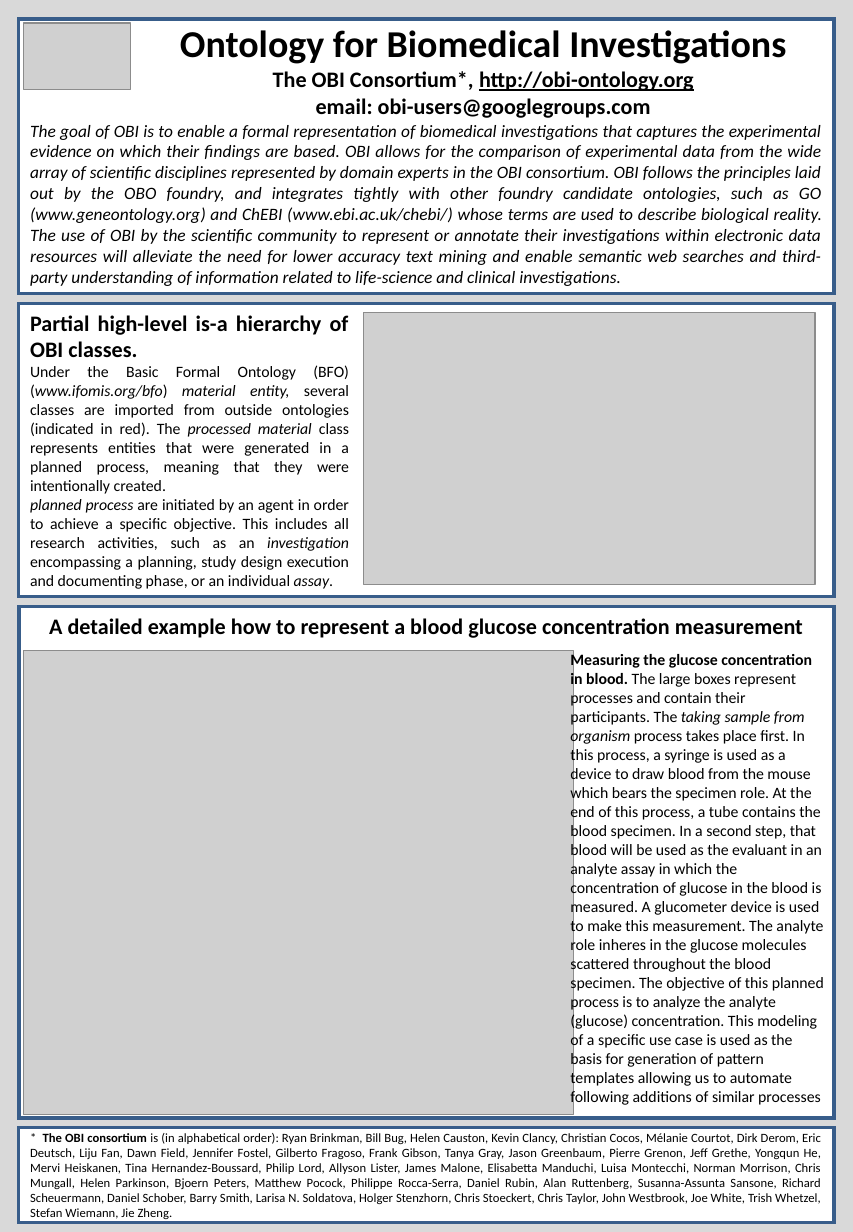
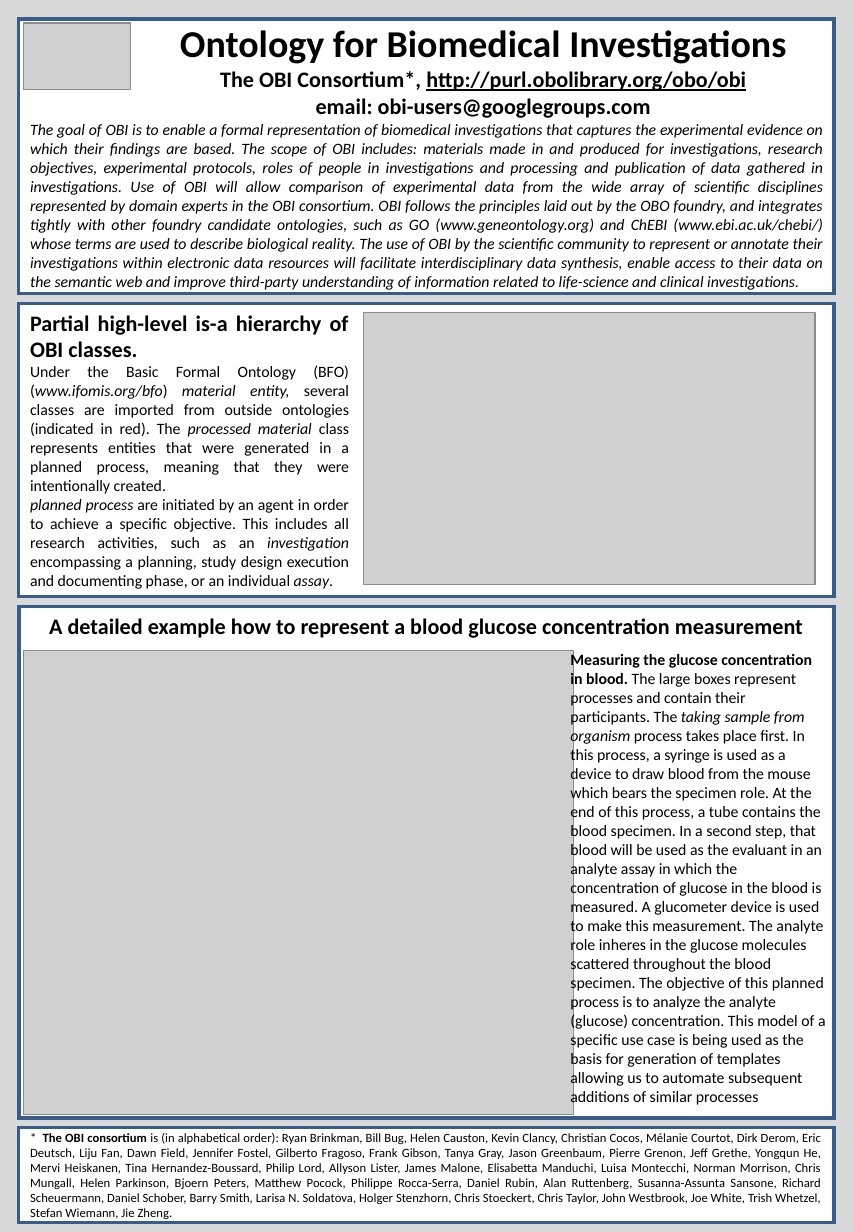
Before and after one commit to jamesaoverton/obi-backup, a slide deck: slide 1 of docs/posters/general_ICBO 2009/Poster_mac_friendly.ppt. Drawn at 853x1232 pixels with LibreOffice and Linux fonts; fonts in the diff are those of the drawing; grey boxes stand for pictures. Boxes give left, top, right and bottom in pixels: in the first picture for what was removed or moved away, otherwise in the second. Text is boxed around its words. In the diff, an @@ line names an element or a change of style, - is before the commit and + after.

Commit message:
Adjusted OBI Purl.
In introduction minor edits + addition of second sentence:

The scope of OBI includes: materials made in and produced for
investigations, research objectives, experimental protocols, roles of
people in investigations and processing and publication of data
gathered in investigations.

Minor edits to caption on detailed use case.

```diff
--- a/docs/posters/general_ICBO 2009/Poster_mac_friendly.ppt
+++ b/docs/posters/general_ICBO 2009/Poster_mac_friendly.ppt
@@ text at [220, 71, 746, 118]: text changed @@
-The OBI Consortium*, http://obi-ontology.org
-email: obi-users@googlegroups.com
+The OBI Consortium*, http://purl.obolibrary.org/obo/obi
+email: obi-users@googlegroups.com
@@ text at [30, 124, 823, 290]: text changed; size 11 to 10 pt @@
-The goal of OBI is to enable a formal representation of biomedical investigations that captures the experimental evidence on which their findings are based. OBI allows for the comparison of experimental data from the wide array of scientific disciplines represented by domain experts in the OBI consortium. OBI follows the principles laid out by the OBO foundry, and integrates tightly with other foundry candidate ontologies, such as GO (www.geneontology.org) and ChEBI (www.ebi.ac.uk/chebi/) whose terms are used to describe biological reality. The use of OBI by the scientific community to represent or annotate their investigations within electronic data resources will alleviate the need for lower accuracy text mining and enable semantic web searches and third-party understanding of information related to life-science and clinical investigations.
+The goal of OBI is to enable a formal representation of biomedical investigations that captures the experimental evidence on which their findings are based. The scope of OBI includes: materials made in and produced for investigations, research objectives, experimental protocols, roles of people in investigations and processing and publication of data gathered in investigations. Use of OBI will allow comparison of experimental data from the wide array of scientific disciplines represented by domain experts in the OBI consortium. OBI follows the principles laid out by the OBO foundry, and integrates tightly with other foundry candidate ontologies, such as GO (www.geneontology.org) and ChEBI (www.ebi.ac.uk/chebi/) whose terms are used to describe biological reality. The use of OBI by the scientific community to represent or annotate their investigations within electronic data resources will facilitate interdisciplinary data synthesis, enable access to their data on the semantic web and improve third-party understanding of information related to life-science and clinical investigations.
@@ text at [570, 652, 826, 1106]: text changed @@
-Measuring the glucose concentration in blood. The large boxes represent processes and contain their participants. The taking sample from organism process takes place first. In this process, a syringe is used as a device to draw blood from the mouse which bears the specimen role. At the end of this process, a tube contains the blood specimen. In a second step, that blood will be used as the evaluant in an analyte assay in which the concentration of glucose in the blood is measured. A glucometer device is used to make this measurement. The analyte role inheres in the glucose molecules scattered throughout the blood specimen. The objective of this planned process is to analyze the analyte (glucose) concentration. This modeling of a specific use case is used as the basis for generation of pattern templates allowing us to automate following additions of similar processes
+Measuring the glucose concentration in blood. The large boxes represent processes and contain their participants. The taking sample from organism process takes place first. In this process, a syringe is used as a device to draw blood from the mouse which bears the specimen role. At the end of this process, a tube contains the blood specimen. In a second step, that blood will be used as the evaluant in an analyte assay in which the concentration of glucose in the blood is measured. A glucometer device is used to make this measurement. The analyte role inheres in the glucose molecules scattered throughout the blood specimen. The objective of this planned process is to analyze the analyte (glucose) concentration. This model of a specific use case is being used as the basis for generation of templates allowing us to automate subsequent additions of similar processes
```
